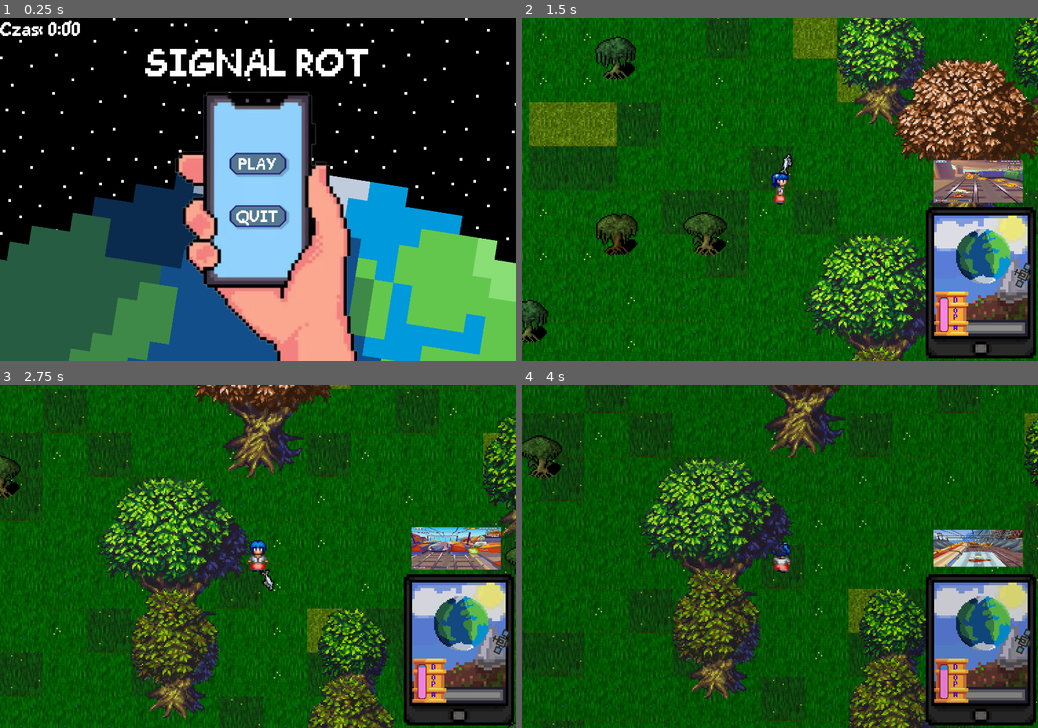
Above: before the commit, frames 1-4 (two rows, left to right).
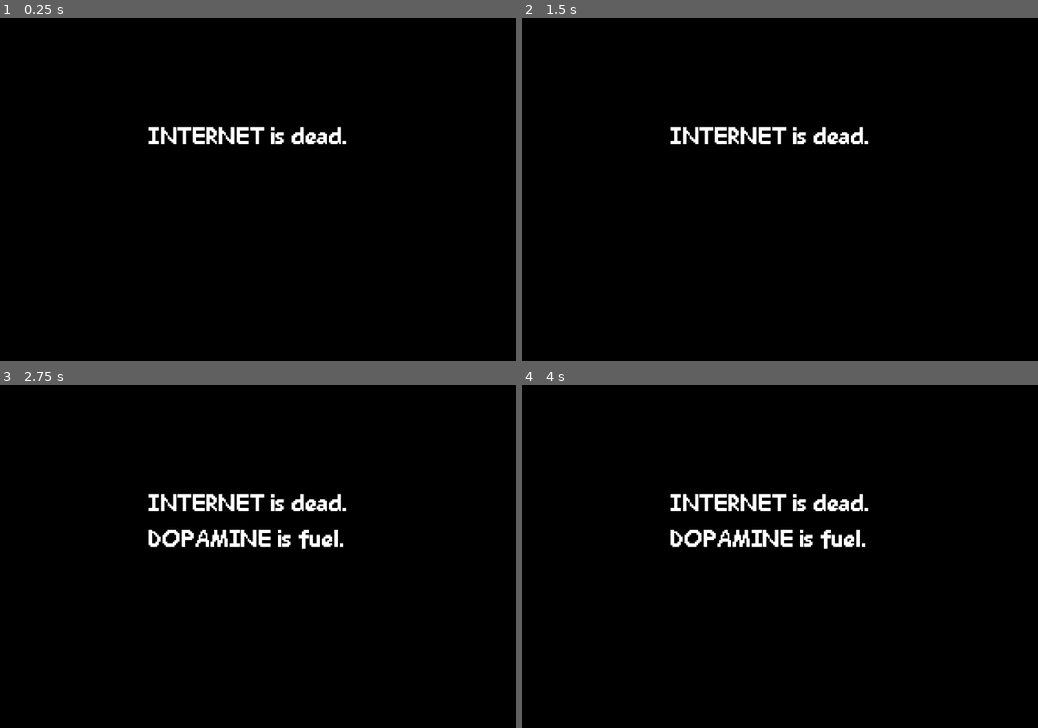
Above: after the commit, the same moments.

Repository: mikowy001/hackaton26
Game: Godot game, scene res://intro.tscn
Two runs of this game, one before a commit and one after it. Both use one fixed random seed, a clock stepped at 60 frames per second and the inputs below. Before the commit the project starts from res://scenes/Main_Menu.tscn. The engine's default icon, where the game draws it, is replaced by a stand-in: a white triangle on a blue panel in a dark square.
Inputs (mouse positions are in pixels of both pictures, inside the frame that each line leads up to):
- Up to frame 1 (0.25 s): no input
- Up to frame 2 (1.5 s): click (780, 162) at 0.5 s, where only the run before the commit has a clickable "PLAY"; hold D (move_right) from 1.28 s (still down); hold Space (spacja) from 1.28 s (still down)
- Up to frame 3 (2.75 s): release D (move_right) at 2.03 s; release Space (spacja) at 2.03 s; hold S (move_down) from 2.03 s (still down); tap Space (spacja) at 2.1 s
- Up to frame 4 (4 s): release S (move_down) at 2.78 s; hold D (move_right) 2.78-3.53 s; hold Space (spacja) 2.78-3.53 s; hold W (move_up) from 3.53 s (still down); tap Space (spacja) at 3.6 s

The runs differ from the first frame. In frame 1, 54% of the frame differs, in the area x 0-100%, y 0-100%; in frame 2, 97%; in frame 3, 98%; in frame 4, 98%.

Commit message:
2332

Diff:
--- a/globals.gd
+++ b/globals.gd
@@ -2,7 +2,7 @@
 
 static var difficulty = 0;
 
-static var map_width: int = 100;
-static var map_height: int = 100;
+static var map_width: int = 200;
+static var map_height: int = 200;
 
 static var tile_size = 32;
--- /dev/null
+++ b/intro.gd
@@ -0,0 +1,21 @@
+extends Node2D
+
+@onready var a = $"1"
+@onready var b = $"2"
+@onready var c = $"3"
+# Called when the node enters the scene tree for the first time.
+func _ready() -> void:
+	a.visible = true
+	b.visible = false
+	c.visible = false
+	await get_tree().create_timer(2).timeout
+	b.visible = true
+	await get_tree().create_timer(2).timeout
+	c.visible = true
+	await get_tree().create_timer(2).timeout
+	get_tree().change_scene_to_file("res://scenes/Main_Menu.tscn")
+
+
+# Called every frame. 'delta' is the elapsed time since the previous frame.
+func _process(delta: float) -> void:
+	pass
--- a/intro.tscn
+++ b/intro.tscn
@@ -1,8 +1,10 @@
 [gd_scene format=3 uid="uid://d1iwxr61nlcl5"]
 
+[ext_resource type="Script" uid="uid://cxlg6barbw3sd" path="res://intro.gd" id="1_ayt76"]
 [ext_resource type="Theme" uid="uid://bnan0rflvcshl" path="res://Huberto's Assets/Menu.tres" id="1_s2ta7"]
 
 [node name="intro" type="Node2D" unique_id=372292974]
+script = ExtResource("1_ayt76")
 
 [node name="ColorRect" type="ColorRect" parent="." unique_id=1199919650]
 offset_right = 40.0
@@ -10,28 +12,28 @@
 color = Color(0, 0, 0, 1)
 
 [node name="1" type="Label" parent="." unique_id=233870194]
-offset_left = 260.0
-offset_top = 140.0
-offset_right = 405.0
-offset_bottom = 163.0
+offset_left = 108.0
+offset_top = 75.0
+offset_right = 253.0
+offset_bottom = 98.0
 theme = ExtResource("1_s2ta7")
 theme_override_font_sizes/font_size = 20
 text = "INTERNET is dead."
 
 [node name="2" type="Label" parent="." unique_id=1322815197]
-offset_left = 260.0
-offset_top = 166.0
-offset_right = 405.0
-offset_bottom = 189.0
+offset_left = 108.0
+offset_top = 101.0
+offset_right = 253.0
+offset_bottom = 124.0
 theme = ExtResource("1_s2ta7")
 theme_override_font_sizes/font_size = 20
 text = "DOPAMINE is fuel."
 
 [node name="3" type="Label" parent="." unique_id=215463566]
-offset_left = 260.0
-offset_top = 198.0
-offset_right = 405.0
-offset_bottom = 221.0
+offset_left = 108.0
+offset_top = 133.0
+offset_right = 298.0
+offset_bottom = 156.0
 theme = ExtResource("1_s2ta7")
 theme_override_font_sizes/font_size = 20
 text = "woods have TUNG TUNG."
--- a/project.godot
+++ b/project.godot
@@ -11,7 +11,7 @@
 [application]
 
 config/name="hackaton26"
-run/main_scene="uid://cy1gqv6pnq27s"
+run/main_scene="uid://d1iwxr61nlcl5"
 config/features=PackedStringArray("4.7", "Forward Plus")
 config/icon="res://icon.svg"
 
--- a/scripts/player/player.gd
+++ b/scripts/player/player.gd
@@ -14,6 +14,11 @@
 
 @export var hotspot_path: NodePath = ^"../Hotspot"
 
+# Anti-softlock: if the player keeps pushing but barely moves, probe nearby
+# directions and give them a short nudge toward the most open one.
+@export var unstuck_delay: float = 0.35
+@export var unstuck_probe_distance: float = 64.0
+
 @onready var Sound_Dash = $DashAudioPlayer
 @onready var animated_sprite = $AnimatedSprite2D
 @onready var ryba = $ryba
@@ -25,6 +30,9 @@
 var boost_velocity := Vector2.ZERO
 var boost_requested := false
 var boost_cooldown_left: float = 0.0
+
+var stuck_time: float = 0.0
+var last_input_dir := Vector2.ZERO
 
 func _unhandled_input(event: InputEvent) -> void:
 	if event.is_action_pressed("spacja"):
@@ -50,13 +58,12 @@
 	if boost_requested:
 		boost_requested = false
 		var inside_hotspot: bool = hotspot != null and bool(hotspot.isThisPlayerInside)
-		var has_enough_dopamine: bool = dopamine_bar != null and float(dopamine_bar.get_dopamine()) >= min_dash_dopamine
-		if boost_cooldown_left <= 0.0 and not inside_hotspot and has_enough_dopamine:
+
+		if boost_cooldown_left <= 0.0 and not inside_hotspot:
 
 			boost_velocity = Vector2.RIGHT.rotated(orbit_angle) * boost_speed
 			boost_cooldown_left = boost_cooldown
 			Sound_Dash.play()
-			dopamine_bar.drain_dopamine(dash_dopamine_cost)
 
 	velocity += boost_velocity
 
@@ -76,8 +83,67 @@
 	else:
 		animated_sprite.stop()
 
+	var pos_before := global_position
 	move_and_slide()
 	boost_velocity *= exp(-boost_decay * delta)
 
+	_update_stuck(delta, direction, pos_before)
+
+func _update_stuck(delta: float, direction: Vector2, pos_before: Vector2) -> void:
+	if direction == Vector2.ZERO:
+		stuck_time = 0.0
+		return
+
+	last_input_dir = direction
+	var moved := global_position.distance_to(pos_before)
+	var expected := direction.length() * speed * delta
+
+	if moved < maxf(expected * 0.2, 0.5):
+		stuck_time += delta
+	else:
+		stuck_time = 0.0
+
+	if stuck_time >= unstuck_delay:
+		_nudge_unstuck()
+		stuck_time = 0.0
+
+func _nudge_unstuck() -> void:
+	var space := get_world_2d().direct_space_state
+	var preferred := last_input_dir.normalized()
+	var candidates: Array[Vector2] = [
+		Vector2.RIGHT,
+		Vector2.LEFT,
+		Vector2.DOWN,
+		Vector2.UP,
+		Vector2(1, 1).normalized(),
+		Vector2(1, -1).normalized(),
+		Vector2(-1, 1).normalized(),
+		Vector2(-1, -1).normalized()
+	]
+
+	var best_dir := preferred if preferred != Vector2.ZERO else Vector2.UP
+	var best_score := -1000000.0
+
+	for dir in candidates:
+		var query := PhysicsRayQueryParameters2D.create(
+			global_position,
+			global_position + dir * unstuck_probe_distance,
+			collision_mask,
+			[get_rid()]
+		)
+
+		var hit := space.intersect_ray(query)
+		var free_dist := unstuck_probe_distance
+		if not hit.is_empty():
+			free_dist = global_position.distance_to(hit.position)
+
+		# Prefer open space, then directions close to where the player wants to go.
+		var score: float = free_dist + dir.dot(preferred) * 12.0
+		if score > best_score:
+			best_score = score
+			best_dir = dir
+
+	boost_velocity = best_dir * boost_speed * 0.8
+
 func get_player_pos():
 	return position;
--- a/world.tscn
+++ b/world.tscn
@@ -76,40 +76,40 @@
 6:0/0 = 0
 8:0/size_in_atlas = Vector2i(2, 2)
 8:0/0 = 0
-8:0/0/physics_layer_0/polygon_0/points = PackedVector2Array(14.111847, 32, 14.676323, -21.450008, -16.36974, -20.885532, -11.2894745, 24.836853)
+8:0/0/physics_layer_0/polygon_0/points = PackedVector2Array(14.111847, 32, 12.418423, -12.982899, -6.7736855, -11.8539505, -6.7736855, 32)
 10:0/size_in_atlas = Vector2i(2, 2)
 10:0/0 = 0
-10:0/0/physics_layer_0/polygon_0/points = PackedVector2Array(14.111847, 32, 14.676323, -21.450008, -16.36974, -20.885532, -11.2894745, 24.836853)
+10:0/0/physics_layer_0/polygon_0/points = PackedVector2Array(14.111847, 32, 12.418423, -12.982899, -6.7736855, -11.8539505, -6.7736855, 32)
 12:0/size_in_atlas = Vector2i(2, 2)
 12:0/0 = 0
-12:0/0/physics_layer_0/polygon_0/points = PackedVector2Array(14.111847, 32, 14.676323, -21.450008, -16.36974, -20.885532, -11.2894745, 24.836853)
+12:0/0/physics_layer_0/polygon_0/points = PackedVector2Array(14.111847, 32, 12.418423, -12.982899, -6.7736855, -11.8539505, -6.7736855, 32)
 14:0/size_in_atlas = Vector2i(2, 2)
 14:0/0 = 0
-14:0/0/physics_layer_0/polygon_0/points = PackedVector2Array(14.111847, 32, 14.676323, -21.450008, -16.36974, -20.885532, -11.2894745, 24.836853)
+14:0/0/physics_layer_0/polygon_0/points = PackedVector2Array(14.111847, 32, 12.418423, -12.982899, -6.7736855, -11.8539505, -6.7736855, 32)
 0:2/size_in_atlas = Vector2i(2, 3)
 0:2/0 = 0
-0:2/0/physics_layer_0/polygon_0/points = PackedVector2Array(-14.111847, 32, -12.418423, 20.32106, 12.982903, 19.756584, 15.805267, 32)
+0:2/0/physics_layer_0/polygon_0/points = PackedVector2Array(-11.8539505, 32, -12.418423, 20.32106, 10.725006, 21.450005, 10.725006, 32)
 2:2/size_in_atlas = Vector2i(2, 3)
 2:2/0 = 0
-2:2/0/physics_layer_0/polygon_0/points = PackedVector2Array(-14.111847, 32, -12.418423, 20.32106, 12.982903, 19.756584, 15.805267, 32)
+2:2/0/physics_layer_0/polygon_0/points = PackedVector2Array(-11.8539505, 32, -12.418423, 20.32106, 10.725006, 21.450005, 10.725006, 32)
 4:2/size_in_atlas = Vector2i(2, 3)
 4:2/0 = 0
-4:2/0/physics_layer_0/polygon_0/points = PackedVector2Array(-14.111847, 32, -12.418423, 20.32106, 12.982903, 19.756584, 15.805267, 32)
+4:2/0/physics_layer_0/polygon_0/points = PackedVector2Array(-11.8539505, 32, -12.418423, 20.32106, 10.725006, 21.450005, 10.725006, 32)
 6:2/size_in_atlas = Vector2i(2, 3)
 6:2/0 = 0
-6:2/0/physics_layer_0/polygon_0/points = PackedVector2Array(-14.111847, 32, -12.418423, 20.32106, 12.982903, 19.756584, 15.805267, 32)
+6:2/0/physics_layer_0/polygon_0/points = PackedVector2Array(-11.8539505, 32, -12.418423, 20.32106, 10.725006, 21.450005, 10.725006, 32)
 0:5/size_in_atlas = Vector2i(4, 4)
 0:5/0 = 0
-0:5/0/physics_layer_0/polygon_0/points = PackedVector2Array(-16.36974, 47.980278, -15.805267, 22.01448, 12.982903, 22.578957, 16.369743, 47.415802)
+0:5/0/physics_layer_0/polygon_0/points = PackedVector2Array(-16.36974, 47.980278, -15.805267, 22.01448, 12.982903, 22.578957, 12.982903, 47.980278)
 4:5/size_in_atlas = Vector2i(4, 4)
 4:5/0 = 0
-4:5/0/physics_layer_0/polygon_0/points = PackedVector2Array(-16.36974, 47.980278, -15.805267, 22.01448, 12.982903, 22.578957, 16.369743, 47.415802)
+4:5/0/physics_layer_0/polygon_0/points = PackedVector2Array(-16.36974, 47.980278, -15.805267, 22.01448, 12.982903, 22.578957, 12.982903, 47.980278)
 8:5/size_in_atlas = Vector2i(4, 4)
 8:5/0 = 0
-8:5/0/physics_layer_0/polygon_0/points = PackedVector2Array(-16.36974, 47.980278, -15.805267, 22.01448, 12.982903, 22.578957, 16.369743, 47.415802)
+8:5/0/physics_layer_0/polygon_0/points = PackedVector2Array(-16.36974, 47.980278, -15.805267, 22.01448, 12.982903, 22.578957, 12.982903, 47.980278)
 12:5/size_in_atlas = Vector2i(4, 4)
 12:5/0 = 0
-12:5/0/physics_layer_0/polygon_0/points = PackedVector2Array(-16.36974, 47.980278, -15.805267, 22.01448, 12.982903, 22.578957, 16.369743, 47.415802)
+12:5/0/physics_layer_0/polygon_0/points = PackedVector2Array(-16.36974, 47.980278, -15.805267, 22.01448, 12.982903, 22.578957, 12.982903, 47.980278)
 
 [sub_resource type="TileSet" id="TileSet_63hht"]
 tile_size = Vector2i(64, 64)
Binary file added: assets/popups/gosuj_na_ktulu.jpg
Not shown, added: assets/popups/gosuj_na_ktulu.jpg.import
Not shown, added: export_presets.cfg
Not shown, added: intro.gd.uid
